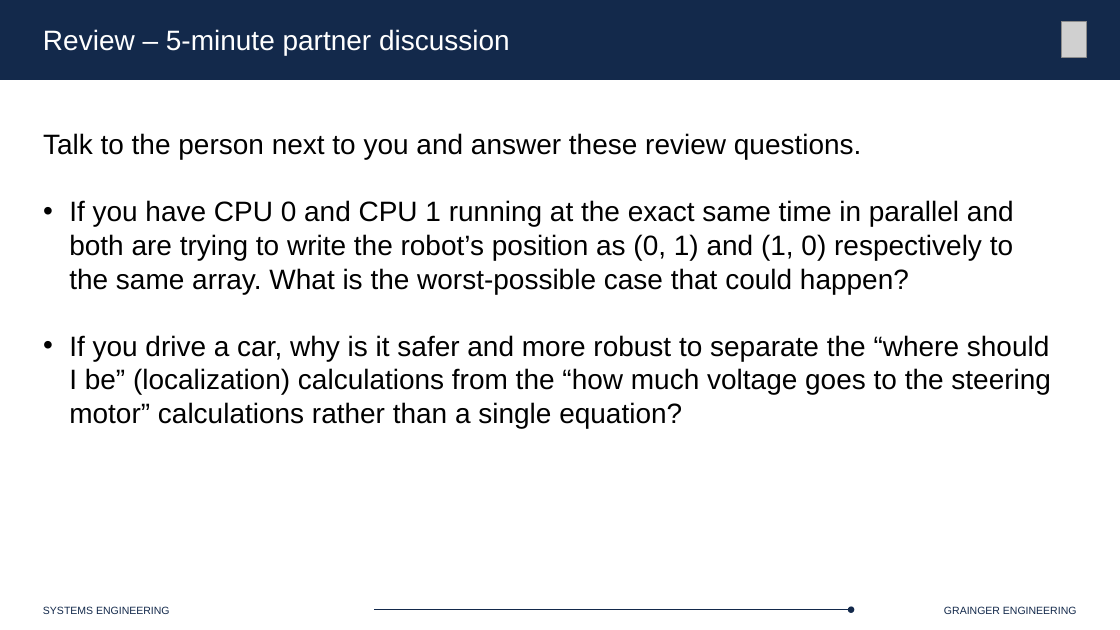
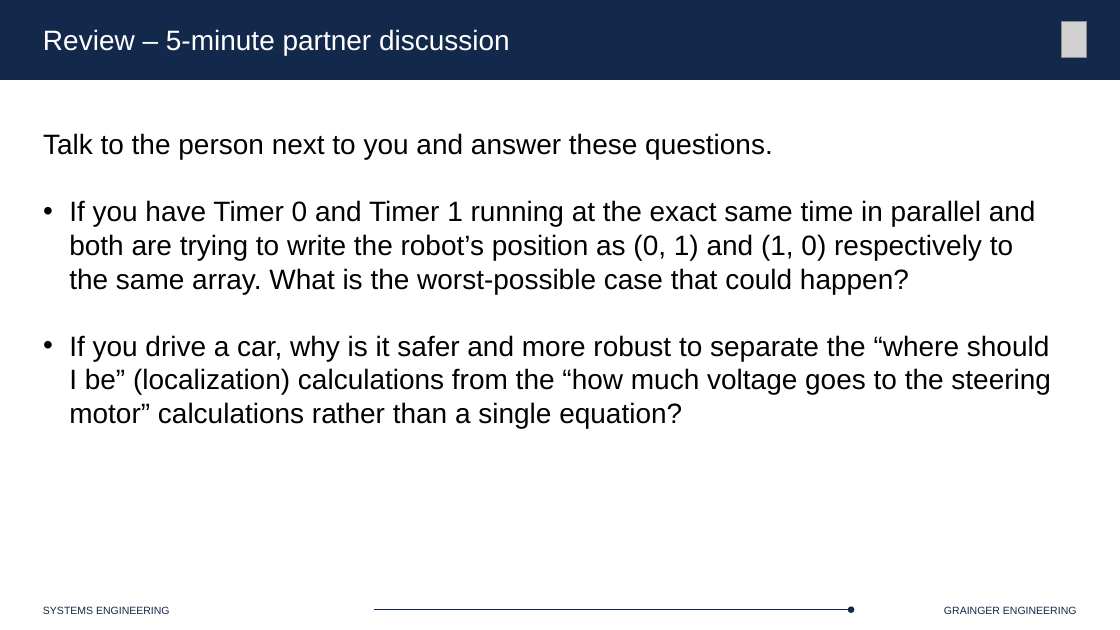
Before and after one commit to Marius-Juston/SE-423---Class-Material, a slide deck: slide 2 of Lectures/Slides/L13.pptx. Drawn at 1120x630 pixels with LibreOffice and Linux fonts; fonts in the diff are those of the drawing; grey boxes stand for pictures. Boxes give left, top, right and bottom in pixels: in the first picture for what was removed or moved away, otherwise in the second. Text is boxed around its words. In the diff, an @@ line names an element or a change of style, - is before the commit and + after.

Commit message:
minr change on "review" slide

```diff
--- a/Lectures/Slides/L13.pptx
+++ b/Lectures/Slides/L13.pptx
@@ text at bbox=[43, 133, 1036, 294]: text changed @@
-Talk to the person next to you and answer these review questions.
-• If you have CPU 0 and CPU 1 running at the exact same time in parallel and both are trying to write the robot’s position as (0, 1) and (1, 0) respectively to the same array. What is the worst-possible case that could happen?
+Talk to the person next to you and answer these questions.
+• If you have Timer 0 and Timer 1 running at the exact same time in parallel and both are trying to write the robot’s position as (0, 1) and (1, 0) respectively to the same array. What is the worst-possible case that could happen?
```
